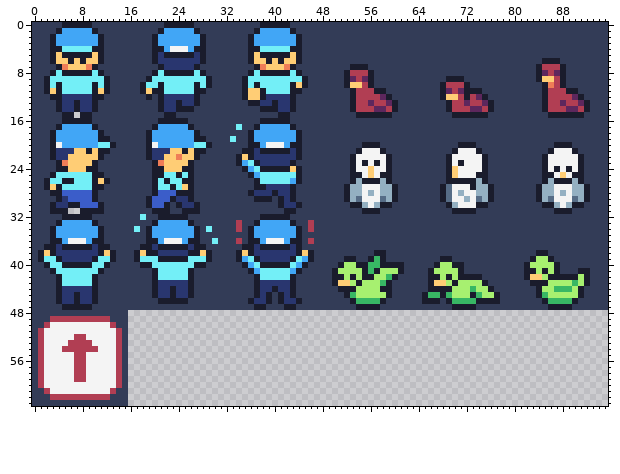
Sprite sheet, stored at sprites.png. That is the earlier state.
The file is 128x128 pixels. The old version is drawn lined up with the new one, on the new canvas.
Once edited:
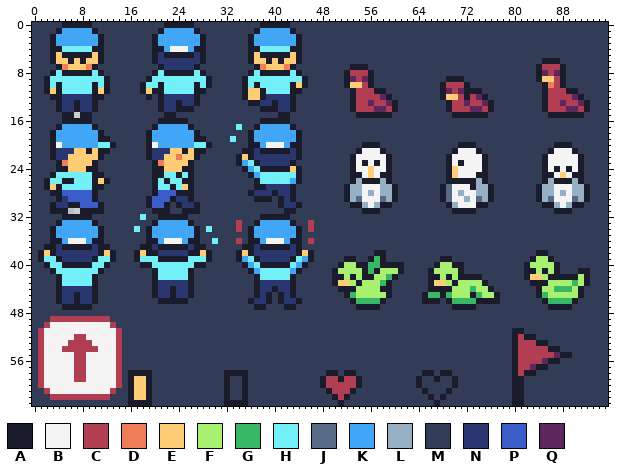
Palette (. is transparent): A #1a1c2c  B #f4f4f4  C #b13e53  D #ef7d57  E #ffcd75  F #a7f070  G #38b764  H #73eff7  J #566c86  K #41a6f6  L #94b0c2  M #333c57  N #29366f  P #3b5dc9  Q #5d275d
From the commit log: Update sprites.png Updated with yellow endurance bar, heart for motivation, and a flag for funsies
What changed:
canvas 128x128 -> 96x64 (the part of the old canvas that was cut away was empty and is not shown)
There is now colour A in row 51 at x 80 to 81; in row 52 at x 80 and 82 to 83; in row 53 at x 80 and 84 to 85; in row 54 at x 80 and 86 to 87; in row 55 at x 80 and 88 to 89; in row 56 at x 80 and 86 to 87.
There is now colour A in row 57 at x 80 and 84 to 85; in row 58 at x 16 to 19, 32 to 35, 49 to 50, 52 to 53, 65 to 66, 68 to 69, 80 and 82 to 83; in row 59 at x 16, 19, 32, 35, 48, 51, 54, 64, 67, 70 and 80 to 81; in row 60 at x 16, 19, 32, 35, 48, 54, 64, 70 and 80 to 81; in row 61 at x 16, 19, 32, 35, 49, 53, 65, 69 and 80 to 81; in row 62 at x 16, 19, 32, 35, 50, 52, 66, 68 and 80 to 81.
There is now colour A in row 63 at x 16 to 19, 32 to 35, 51, 67 and 80 to 81.
There is now colour C in row 52 at x 81; in row 53 at x 81 to 83; in row 54 at x 81 to 85; in row 55 at x 81 to 86; in row 56 at x 81 to 84; in row 57 at x 81 to 82.
There is now colour C in row 58 at x 81; in row 59 at x 49 to 50 and 52 to 53; in row 60 at x 49 to 53; in row 61 at x 50 to 52; in row 62 at x 51.
There is now colour E in rows 59 to 62 at x 17 to 18.
There is now colour M in rows 48 to 50 at x 16 to 95; in row 51 at x 16 to 79 and 82 to 95; in row 52 at x 16 to 79 and 84 to 95; in row 53 at x 16 to 79 and 86 to 95; in row 54 at x 16 to 79 and 88 to 95; in row 55 at x 16 to 79 and 90 to 95.
There is now colour M in row 56 at x 16 to 79 and 88 to 95; in row 57 at x 16 to 79 and 86 to 95; in row 58 at x 20 to 31, 36 to 48, 51, 54 to 64, 67, 70 to 79 and 84 to 95; in row 59 at x 20 to 31, 33 to 34, 36 to 47, 55 to 63, 65 to 66, 68 to 69, 71 to 79 and 82 to 95; in row 60 at x 20 to 31, 33 to 34, 36 to 47, 55 to 63, 65 to 69, 71 to 79 and 82 to 95; in row 61 at x 20 to 31, 33 to 34, 36 to 48, 54 to 64, 66 to 68, 70 to 79 and 82 to 95.
There is now colour M in row 62 at x 20 to 31, 33 to 34, 36 to 49, 53 to 65, 67, 69 to 79 and 82 to 95; in row 63 at x 20 to 31, 36 to 50, 52 to 66, 68 to 79 and 82 to 95.
There is now colour Q in row 55 at x 87; in row 56 at x 85; in row 57 at x 83.
Boxes around the changes in both pictures, in picture pixels (x1, y1, x2, y2):
added: (128, 310, 608, 406)
